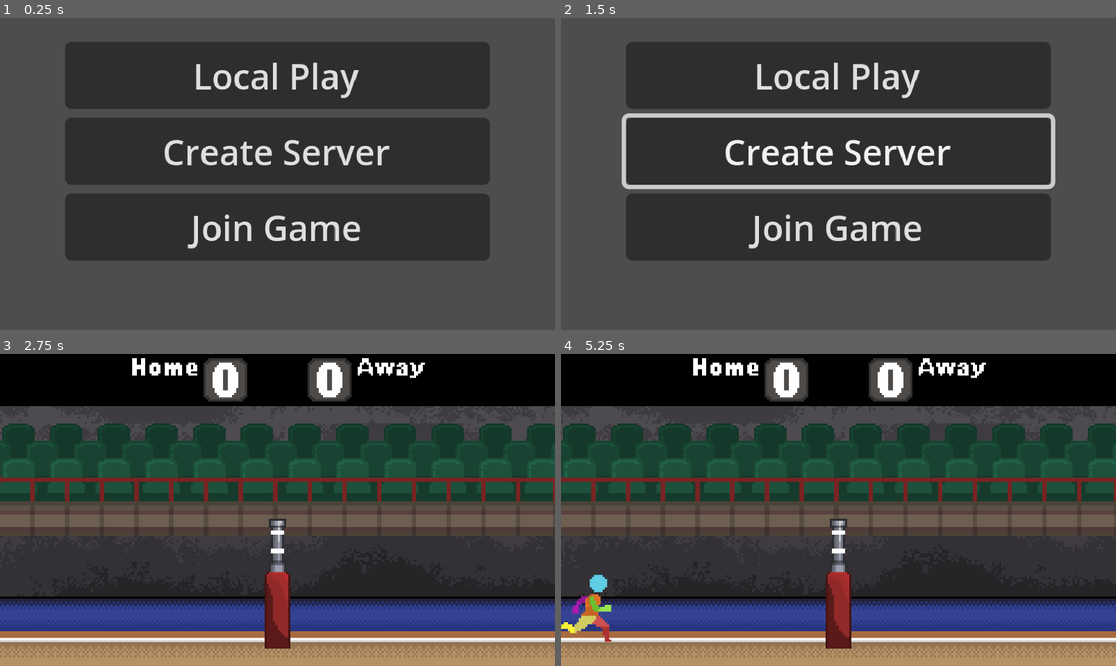
Above: before the commit, frames 1-4 (two rows, left to right).
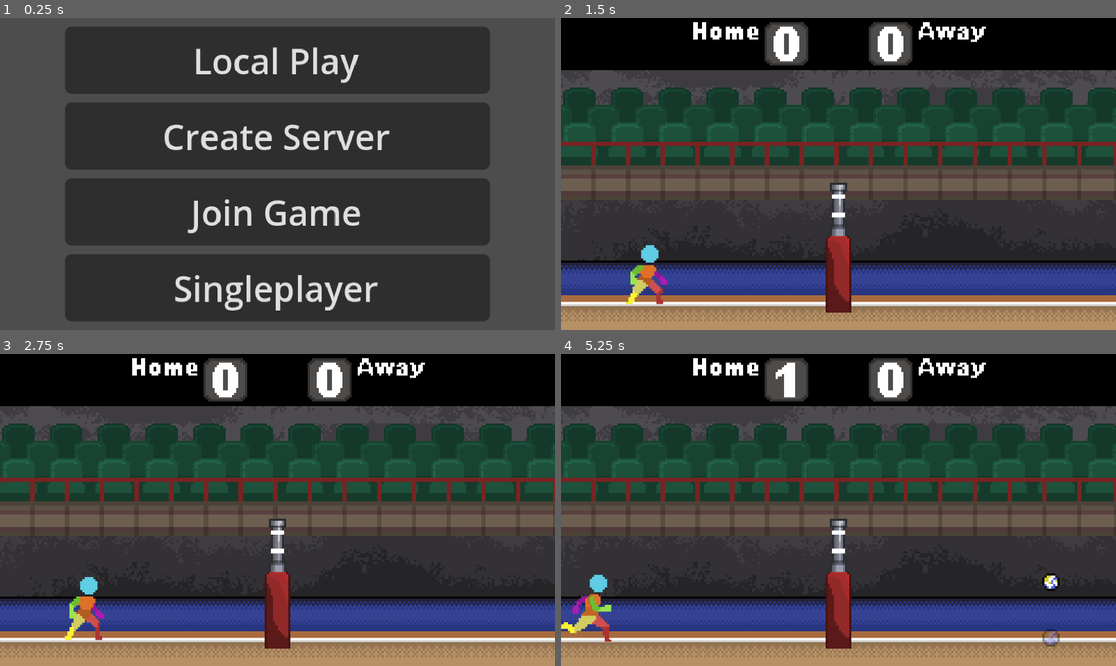
Above: after the commit, the same moments.

Repository: wonderdip/Arcade-Game
Game: Godot game, scene res://Scenes/main_menu.tscn
The game is run twice, just before and just after one commit, with the same random seed, the same clock (stepped at 60 frames per second) and the same inputs.
Inputs (mouse positions are in pixels of both pictures, inside the frame that each line leads up to):
- Up to frame 1 (0.25 s): no input
- Up to frame 2 (1.5 s): click "Create Server" at 0.5 s; click (838, 286) at 1.25 s, where only the run after the commit has a clickable "Singleplayer"
- Up to frame 3 (2.75 s): click (277, 410) at 2 s, where only the run before the commit has a clickable "Local Play"
- Up to frame 4 (5.25 s): tap Enter at 2.75 s; hold C (Bump) 2.78-3.53 s; hold Right (right) 2.78-4.28 s; tap W (jump) at 3.02, 3.77 s; tap E (hit) at 3.6 s; hold A (left) 4.28-5.03 s; tap Q (spawnball_1) at 4.35 s; hold Right (right) from 5.03 s (still down); tap C (Bump) at 5.1 s

The runs differ from the first frame. In frame 1, 33% of the frame differs, in the area x 11-89%, y 2-98%; in frame 2, 74%, in the area x 0-100%, y 0-100%; in frame 3, 0.7%; in frame 4, 0.5%.

Commit message:
added singleplayer

Diff:
--- a/Scenes/main_menu.tscn
+++ b/Scenes/main_menu.tscn
@@ -37,6 +37,11 @@
 layout_mode = 2
 text = "Join Game"
 
+[node name="SinglePlayer" type="Button" parent="Server"]
+layout_mode = 2
+text = "Singleplayer"
+
 [connection signal="pressed" from="Server/Local" to="." method="_on_local_pressed"]
 [connection signal="pressed" from="Server/Server" to="." method="_on_server_pressed"]
 [connection signal="pressed" from="Server/Join" to="." method="_on_join_pressed"]
+[connection signal="pressed" from="Server/SinglePlayer" to="." method="_on_single_player_pressed"]
--- a/Scripts/main_menu.gd
+++ b/Scripts/main_menu.gd
@@ -16,3 +16,7 @@
 func _on_join_pressed() -> void:
 	Networkhandler.is_local = false
 	Networkhandler.start_client()
+
+
+func _on_single_player_pressed() -> void:
+	get_tree().change_scene_to_file("res://Scenes/world.tscn")
Not shown, added: Assets/Future Front Page.png.import
